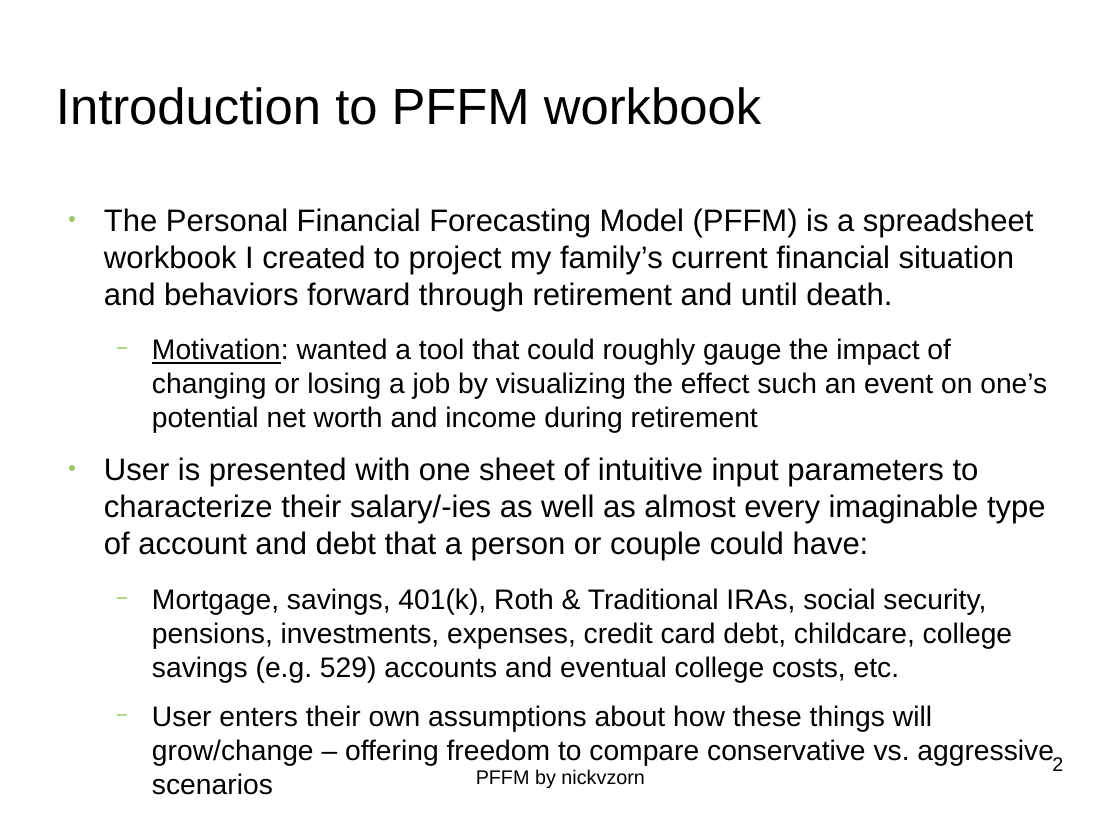
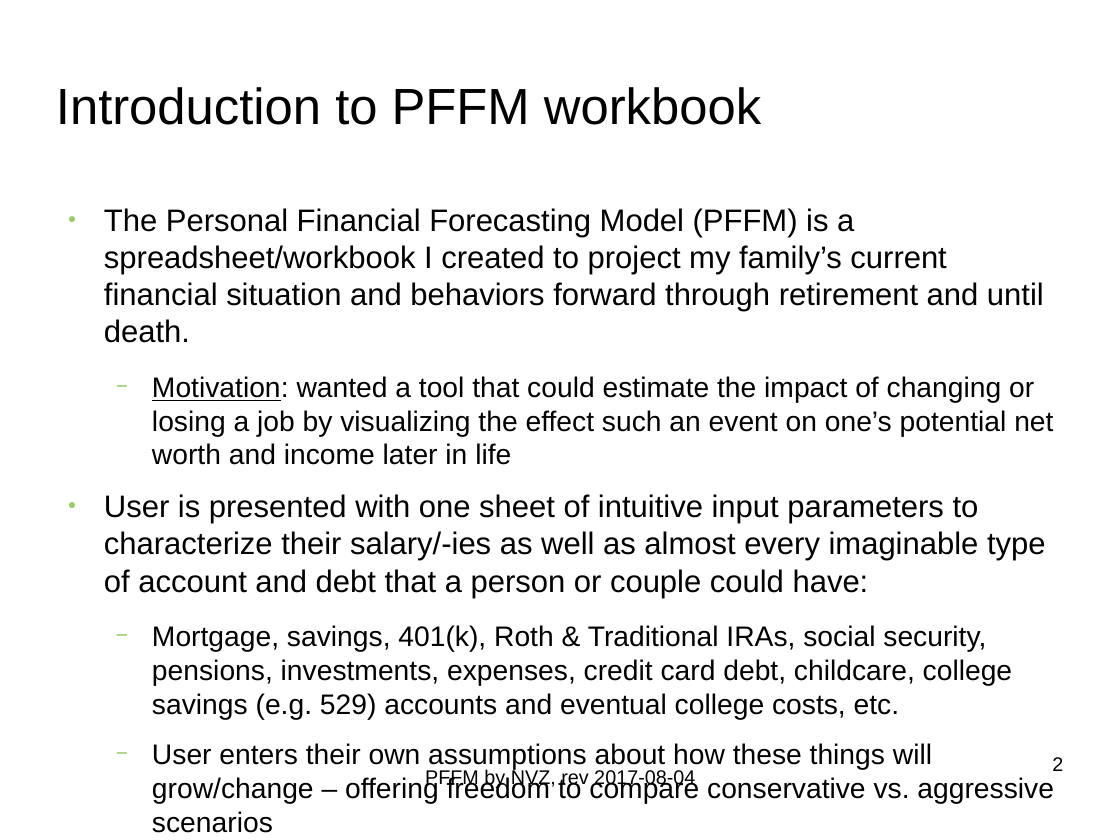
Before and after one commit to nickvzorn/financial-forecast, a slide deck: slide 2 of PFFM_Intro_and_HOWTO.odp. Drawn at 1120x840 pixels with LibreOffice and Linux fonts; fonts in the diff are those of the drawing; background and template pictures are left out. Boxes give left, top, right and bottom in pixels: in the first picture for what was removed or moved away, otherwise in the second. Text is boxed around its words. In the diff, an @@ line names an element or a change of style, - is before the commit and + after.

```diff
--- a/PFFM_Intro_and_HOWTO.odp
+++ b/PFFM_Intro_and_HOWTO.odp
@@ text at (104,208,1053,465): text changed @@
-● The Personal Financial Forecasting Model (PFFM) is a spreadsheet workbook I created to project my family’s current financial situation and behaviors forward through retirement and until death.
-  − Motivation: wanted a tool that could roughly gauge the impact of changing or losing a job by visualizing the effect such an event on one’s potential net worth and income during retirement
+● The Personal Financial Forecasting Model (PFFM) is a spreadsheet/workbook I created to project my family’s current financial situation and behaviors forward through retirement and until death.
+  − Motivation: wanted a tool that could estimate the impact of changing or losing a job by visualizing the effect such an event on one’s potential net worth and income later in life
@@ text at (425,769,695,789): text changed @@
-PFFM by nickvzorn
+PFFM by NVZ, rev 2017-08-04
```
Also in this commit, not shown: 11 other slides changed, 4 slides added.
